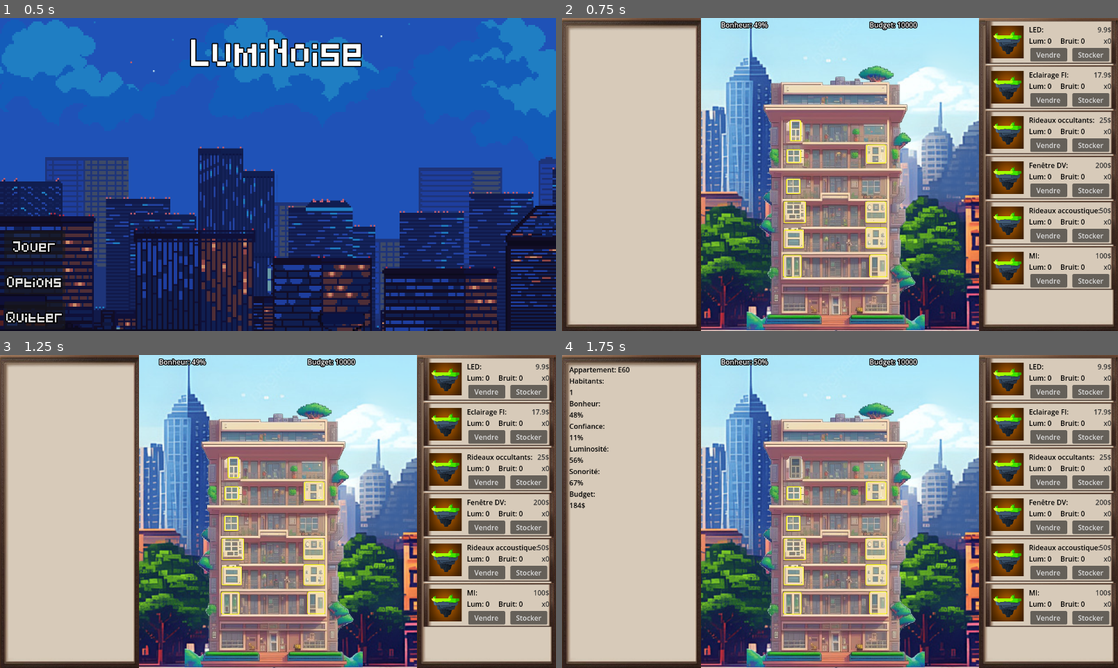
Above: before the commit, frames 1-4 (two rows, left to right).
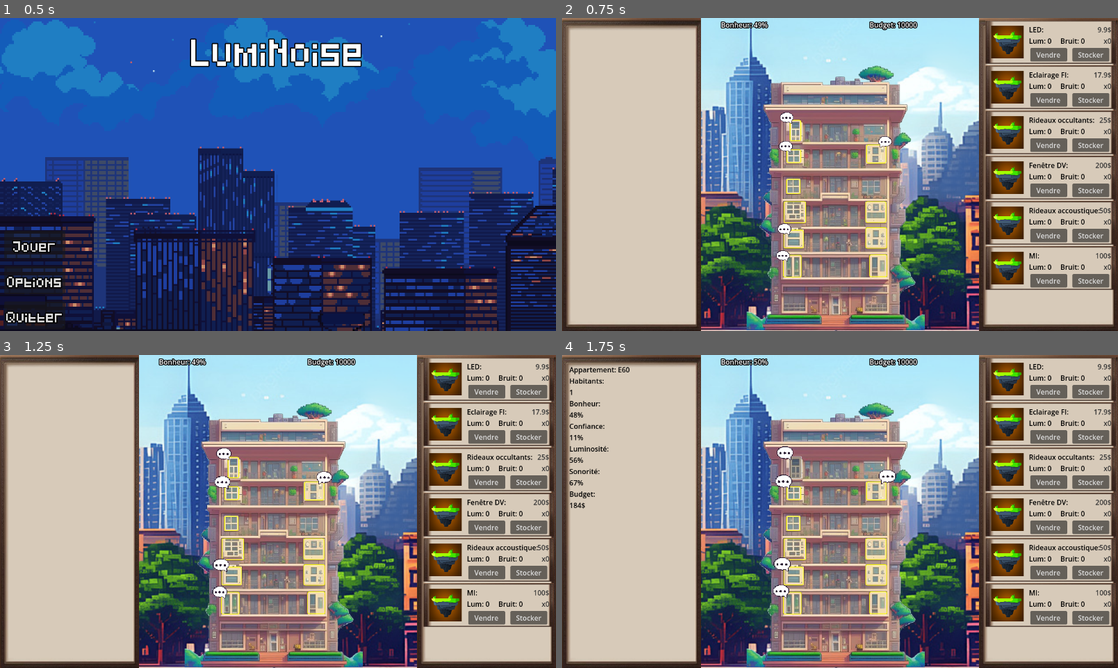
Above: after the commit, the same moments.

Repository: Ranger1986/jeuserieux
Game: Godot game, scene res://Scene/menu.tscn
Two runs of this game, one before a commit and one after it. Both use one fixed random seed, a clock stepped at 60 frames per second and the inputs below.
Inputs (mouse positions are in pixels of both pictures, inside the frame that each line leads up to):
- Up to frame 1 (0.5 s): no input
- Up to frame 2 (0.75 s): click "Jouer" at 0.5 s
- Up to frame 3 (1.25 s): no input
- Up to frame 4 (1.75 s): click (795, 467) at 1.25 s

Frame 1 is identical in both runs. In frame 2, 0.3% of the frame differs, in the area x 38-60%, y 30-78%; in frame 3, 0.4%; in frame 4, 0.5%, in the area x 38-61%, y 29-78%.

Commit message:
add : animation bulle texte

Diff:
--- a/Scene/immeuble.tscn
+++ b/Scene/immeuble.tscn
@@ -1,8 +1,379 @@
-[gd_scene load_steps=4 format=3 uid="uid://j62pxnns4g6t"]
+[gd_scene load_steps=35 format=3 uid="uid://j62pxnns4g6t"]
 
 [ext_resource type="Script" path="res://Scripts/immeuble.gd" id="1_5341l"]
 [ext_resource type="Texture2D" uid="uid://dx8xu082hwh6c" path="res://Assets/building.png" id="2_3pxaf"]
 [ext_resource type="PackedScene" uid="uid://dxkmktmcqacip" path="res://Scene/window.tscn" id="3_h01wi"]
+[ext_resource type="Texture2D" uid="uid://byqgdbieosgb7" path="res://Assets/bulle.png" id="4_rr5wb"]
+
+[sub_resource type="Animation" id="Animation_yqc3m"]
+resource_name = "idle"
+length = 3.0
+tracks/0/type = "value"
+tracks/0/imported = false
+tracks/0/enabled = true
+tracks/0/path = NodePath(".:scale")
+tracks/0/interp = 1
+tracks/0/loop_wrap = true
+tracks/0/keys = {
+"times": PackedFloat32Array(0, 1.5, 3),
+"transitions": PackedFloat32Array(1, 1, 1),
+"update": 0,
+"values": [Vector2(0.75, 0.75), Vector2(1, 1), Vector2(0.75, 0.75)]
+}
+
+[sub_resource type="Animation" id="Animation_lxrpr"]
+length = 0.001
+tracks/0/type = "value"
+tracks/0/imported = false
+tracks/0/enabled = true
+tracks/0/path = NodePath(".:scale")
+tracks/0/interp = 1
+tracks/0/loop_wrap = true
+tracks/0/keys = {
+"times": PackedFloat32Array(0),
+"transitions": PackedFloat32Array(1),
+"update": 0,
+"values": [Vector2(0.75, 0.75)]
+}
+
+[sub_resource type="AnimationLibrary" id="AnimationLibrary_d52ab"]
+_data = {
+"RESET": SubResource("Animation_lxrpr"),
+"idle": SubResource("Animation_yqc3m")
+}
+
+[sub_resource type="Animation" id="Animation_42fvp"]
+resource_name = "idle"
+length = 2.0
+tracks/0/type = "value"
+tracks/0/imported = false
+tracks/0/enabled = true
+tracks/0/path = NodePath("bulle_texte_E50:scale")
+tracks/0/interp = 1
+tracks/0/loop_wrap = true
+tracks/0/keys = {
+"times": PackedFloat32Array(0, 1, 2),
+"transitions": PackedFloat32Array(1, 1, 1),
+"update": 0,
+"values": [Vector2(0.75, 0.75), Vector2(1, 1), Vector2(0.75, 0.75)]
+}
+
+[sub_resource type="Animation" id="Animation_6213d"]
+length = 0.001
+tracks/0/type = "value"
+tracks/0/imported = false
+tracks/0/enabled = true
+tracks/0/path = NodePath("bulle_texte_E50:scale")
+tracks/0/interp = 1
+tracks/0/loop_wrap = true
+tracks/0/keys = {
+"times": PackedFloat32Array(0),
+"transitions": PackedFloat32Array(1),
+"update": 0,
+"values": [Vector2(1, 1)]
+}
+
+[sub_resource type="AnimationLibrary" id="AnimationLibrary_lnl65"]
+_data = {
+"RESET": SubResource("Animation_6213d"),
+"idle": SubResource("Animation_42fvp")
+}
+
+[sub_resource type="Animation" id="Animation_4vhxi"]
+resource_name = "idle"
+length = 2.4
+tracks/0/type = "value"
+tracks/0/imported = false
+tracks/0/enabled = true
+tracks/0/path = NodePath("bulle_texte_E51:scale")
+tracks/0/interp = 1
+tracks/0/loop_wrap = true
+tracks/0/keys = {
+"times": PackedFloat32Array(0, 1.2, 2.4),
+"transitions": PackedFloat32Array(1, 1, 1),
+"update": 0,
+"values": [Vector2(0.75, 0.75), Vector2(1, 1), Vector2(0.75, 0.75)]
+}
+
+[sub_resource type="Animation" id="Animation_dufks"]
+length = 0.001
+tracks/0/type = "value"
+tracks/0/imported = false
+tracks/0/enabled = true
+tracks/0/path = NodePath("bulle_texte_E51:scale")
+tracks/0/interp = 1
+tracks/0/loop_wrap = true
+tracks/0/keys = {
+"times": PackedFloat32Array(0),
+"transitions": PackedFloat32Array(1),
+"update": 0,
+"values": [Vector2(0.75, 0.75)]
+}
+
+[sub_resource type="AnimationLibrary" id="AnimationLibrary_gf2k0"]
+_data = {
+"RESET": SubResource("Animation_dufks"),
+"idle": SubResource("Animation_4vhxi")
+}
+
+[sub_resource type="Animation" id="Animation_o5eev"]
+resource_name = "idle"
+length = 2.5
+tracks/0/type = "value"
+tracks/0/imported = false
+tracks/0/enabled = true
+tracks/0/path = NodePath("bulle_texte_E40:scale")
+tracks/0/interp = 1
+tracks/0/loop_wrap = true
+tracks/0/keys = {
+"times": PackedFloat32Array(0, 1.2, 2.5),
+"transitions": PackedFloat32Array(1, 1, 1),
+"update": 0,
+"values": [Vector2(0.75, 0.75), Vector2(1, 1), Vector2(0.75, 0.75)]
+}
+
+[sub_resource type="Animation" id="Animation_jfong"]
+length = 0.001
+tracks/0/type = "value"
+tracks/0/imported = false
+tracks/0/enabled = true
+tracks/0/path = NodePath("bulle_texte_E40:scale")
+tracks/0/interp = 1
+tracks/0/loop_wrap = true
+tracks/0/keys = {
+"times": PackedFloat32Array(0),
+"transitions": PackedFloat32Array(1),
+"update": 0,
+"values": [Vector2(1, 1)]
+}
+
+[sub_resource type="AnimationLibrary" id="AnimationLibrary_mj4gf"]
+_data = {
+"RESET": SubResource("Animation_jfong"),
+"idle": SubResource("Animation_o5eev")
+}
+
+[sub_resource type="Animation" id="Animation_63fos"]
+resource_name = "idle"
+length = 2.8
+tracks/0/type = "value"
+tracks/0/imported = false
+tracks/0/enabled = true
+tracks/0/path = NodePath("bulle_texte_E30:scale")
+tracks/0/interp = 1
+tracks/0/loop_wrap = true
+tracks/0/keys = {
+"times": PackedFloat32Array(0, 1.4, 2.8),
+"transitions": PackedFloat32Array(1, 1, 1),
+"update": 0,
+"values": [Vector2(0.75, 0.75), Vector2(1, 1), Vector2(0.75, 0.75)]
+}
+
+[sub_resource type="Animation" id="Animation_8l8ml"]
+length = 0.001
+tracks/0/type = "value"
+tracks/0/imported = false
+tracks/0/enabled = true
+tracks/0/path = NodePath("bulle_texte_E30:scale")
+tracks/0/interp = 1
+tracks/0/loop_wrap = true
+tracks/0/keys = {
+"times": PackedFloat32Array(0),
+"transitions": PackedFloat32Array(1),
+"update": 0,
+"values": [Vector2(1, 1)]
+}
+
+[sub_resource type="AnimationLibrary" id="AnimationLibrary_s2uir"]
+_data = {
+"RESET": SubResource("Animation_8l8ml"),
+"idle": SubResource("Animation_63fos")
+}
+
+[sub_resource type="Animation" id="Animation_3jigt"]
+resource_name = "idle"
+length = 2.2
+tracks/0/type = "value"
+tracks/0/imported = false
+tracks/0/enabled = true
+tracks/0/path = NodePath("bulle_texte_E31:scale")
+tracks/0/interp = 1
+tracks/0/loop_wrap = true
+tracks/0/keys = {
+"times": PackedFloat32Array(0, 1, 2.2),
+"transitions": PackedFloat32Array(1, 1, 1),
+"update": 0,
+"values": [Vector2(0.75, 0.75), Vector2(1, 1), Vector2(0.75, 0.75)]
+}
+
+[sub_resource type="Animation" id="Animation_sbnny"]
+length = 0.001
+tracks/0/type = "value"
+tracks/0/imported = false
+tracks/0/enabled = true
+tracks/0/path = NodePath("bulle_texte_E31:scale")
+tracks/0/interp = 1
+tracks/0/loop_wrap = true
+tracks/0/keys = {
+"times": PackedFloat32Array(0),
+"transitions": PackedFloat32Array(1),
+"update": 0,
+"values": [Vector2(1, 1)]
+}
+
+[sub_resource type="AnimationLibrary" id="AnimationLibrary_tl84c"]
+_data = {
+"RESET": SubResource("Animation_sbnny"),
+"idle": SubResource("Animation_3jigt")
+}
+
+[sub_resource type="Animation" id="Animation_ci3c0"]
+resource_name = "idle"
+length = 2.0
+tracks/0/type = "value"
+tracks/0/imported = false
+tracks/0/enabled = true
+tracks/0/path = NodePath("bulle_texte_E20:scale")
+tracks/0/interp = 1
+tracks/0/loop_wrap = true
+tracks/0/keys = {
+"times": PackedFloat32Array(0, 1, 2),
+"transitions": PackedFloat32Array(1, 1, 1),
+"update": 0,
+"values": [Vector2(0.75, 0.75), Vector2(1, 1), Vector2(0.75, 0.75)]
+}
+
+[sub_resource type="Animation" id="Animation_h42uc"]
+length = 0.001
+tracks/0/type = "value"
+tracks/0/imported = false
+tracks/0/enabled = true
+tracks/0/path = NodePath("bulle_texte_E20:scale")
+tracks/0/interp = 1
+tracks/0/loop_wrap = true
+tracks/0/keys = {
+"times": PackedFloat32Array(0),
+"transitions": PackedFloat32Array(1),
+"update": 0,
+"values": [Vector2(1, 1)]
+}
+
+[sub_resource type="AnimationLibrary" id="AnimationLibrary_8ohab"]
+_data = {
+"RESET": SubResource("Animation_h42uc"),
+"idle": SubResource("Animation_ci3c0")
+}
+
+[sub_resource type="Animation" id="Animation_v8vte"]
+resource_name = "idle"
+length = 2.5
+tracks/0/type = "value"
+tracks/0/imported = false
+tracks/0/enabled = true
+tracks/0/path = NodePath("bulle_texte_E21:scale")
+tracks/0/interp = 1
+tracks/0/loop_wrap = true
+tracks/0/keys = {
+"times": PackedFloat32Array(0, 1.3, 2.5),
+"transitions": PackedFloat32Array(1, 1, 1),
+"update": 0,
+"values": [Vector2(0.75, 0.75), Vector2(1, 1), Vector2(0.75, 0.75)]
+}
+
+[sub_resource type="Animation" id="Animation_xod6b"]
+length = 0.001
+tracks/0/type = "value"
+tracks/0/imported = false
+tracks/0/enabled = true
+tracks/0/path = NodePath("bulle_texte_E21:scale")
+tracks/0/interp = 1
+tracks/0/loop_wrap = true
+tracks/0/keys = {
+"times": PackedFloat32Array(0),
+"transitions": PackedFloat32Array(1),
+"update": 0,
+"values": [Vector2(1, 1)]
+}
+
+[sub_resource type="AnimationLibrary" id="AnimationLibrary_qbix0"]
+_data = {
+"RESET": SubResource("Animation_xod6b"),
+"idle": SubResource("Animation_v8vte")
+}
+
+[sub_resource type="Animation" id="Animation_m8b3h"]
+resource_name = "idle"
+length = 3.4
+tracks/0/type = "value"
+tracks/0/imported = false
+tracks/0/enabled = true
+tracks/0/path = NodePath("bulle_texte_E10:scale")
+tracks/0/interp = 1
+tracks/0/loop_wrap = true
+tracks/0/keys = {
+"times": PackedFloat32Array(0, 1.7, 3.4),
+"transitions": PackedFloat32Array(1, 1, 1),
+"update": 0,
+"values": [Vector2(0.75, 0.75), Vector2(1, 1), Vector2(0.75, 0.75)]
+}
+
+[sub_resource type="Animation" id="Animation_o46x3"]
+length = 0.001
+tracks/0/type = "value"
+tracks/0/imported = false
+tracks/0/enabled = true
+tracks/0/path = NodePath("bulle_texte_E10:scale")
+tracks/0/interp = 1
+tracks/0/loop_wrap = true
+tracks/0/keys = {
+"times": PackedFloat32Array(0),
+"transitions": PackedFloat32Array(1),
+"update": 0,
+"values": [Vector2(1, 1)]
+}
+
+[sub_resource type="AnimationLibrary" id="AnimationLibrary_rrxtc"]
+_data = {
+"RESET": SubResource("Animation_o46x3"),
+"idle": SubResource("Animation_m8b3h")
+}
+
+[sub_resource type="Animation" id="Animation_6e4mf"]
+resource_name = "idle"
+length = 2.9
+tracks/0/type = "value"
+tracks/0/imported = false
+tracks/0/enabled = true
+tracks/0/path = NodePath("bulle_texte_E11:scale")
+tracks/0/interp = 1
+tracks/0/loop_wrap = true
+tracks/0/keys = {
+"times": PackedFloat32Array(0, 1.5, 2.9),
+"transitions": PackedFloat32Array(1, 1, 1),
+"update": 0,
+"values": [Vector2(0.75, 0.75), Vector2(1, 1), Vector2(0.75, 0.75)]
+}
+
+[sub_resource type="Animation" id="Animation_c2j2x"]
+length = 0.001
+tracks/0/type = "value"
+tracks/0/imported = false
+tracks/0/enabled = true
+tracks/0/path = NodePath("bulle_texte_E11:scale")
+tracks/0/interp = 1
+tracks/0/loop_wrap = true
+tracks/0/keys = {
+"times": PackedFloat32Array(0),
+"transitions": PackedFloat32Array(1),
+"update": 0,
+"values": [Vector2(1, 1)]
+}
+
+[sub_resource type="AnimationLibrary" id="AnimationLibrary_1ewr7"]
+_data = {
+"RESET": SubResource("Animation_c2j2x"),
+"idle": SubResource("Animation_6e4mf")
+}
 
 [node name="Immeuble" type="TextureRect"]
 texture = ExtResource("2_3pxaf")
@@ -15,6 +386,31 @@
 offset_right = 157.0
 offset_bottom = 224.0
 
+[node name="bulle_texte_E60" type="TextureRect" parent="E60"]
+visible = false
+layout_mode = 1
+anchors_preset = 3
+anchor_left = 1.0
+anchor_top = 1.0
+anchor_right = 1.0
+anchor_bottom = 1.0
+offset_left = -80.0
+offset_top = -104.0
+offset_right = -17.0
+offset_bottom = -43.0
+grow_horizontal = 0
+grow_vertical = 0
+scale = Vector2(0.75, 0.75)
+pivot_offset = Vector2(63, 61)
+texture = ExtResource("4_rr5wb")
+expand_mode = 1
+
+[node name="animation_texte_bulle" type="AnimationPlayer" parent="E60"]
+root_node = NodePath("../bulle_texte_E60")
+libraries = {
+"": SubResource("AnimationLibrary_d52ab")
+}
+
 [node name="E50" parent="." instance=ExtResource("3_h01wi")]
 layout_mode = 0
 offset_left = 115.0
@@ -22,6 +418,29 @@
 offset_right = 157.0
 offset_bottom = 287.0
 
+[node name="bulle_texte_E50" type="TextureRect" parent="E50"]
+visible = false
+layout_mode = 1
+anchors_preset = 3
+anchor_left = 1.0
+anchor_top = 1.0
+anchor_right = 1.0
+anchor_bottom = 1.0
+offset_left = -83.0
+offset_top = -84.0
+offset_right = -20.0
+offset_bottom = -23.0
+grow_horizontal = 0
+grow_vertical = 0
+pivot_offset = Vector2(63, 61)
+texture = ExtResource("4_rr5wb")
+expand_mode = 1
+
+[node name="animation_texte_bulle" type="AnimationPlayer" parent="E50"]
+libraries = {
+"": SubResource("AnimationLibrary_lnl65")
+}
+
 [node name="E51" parent="." instance=ExtResource("3_h01wi")]
 layout_mode = 0
 offset_left = 344.0
@@ -29,6 +448,28 @@
 offset_right = 402.0
 offset_bottom = 288.0
 
+[node name="bulle_texte_E51" type="TextureRect" parent="E51"]
+visible = false
+layout_mode = 1
+anchors_preset = 2
+anchor_top = 1.0
+anchor_bottom = 1.0
+offset_left = 30.0
+offset_top = -99.0
+offset_right = 93.0
+offset_bottom = -38.0
+grow_vertical = 0
+scale = Vector2(0.75, 0.75)
+pivot_offset = Vector2(0, 61)
+texture = ExtResource("4_rr5wb")
+expand_mode = 1
+flip_h = true
+
+[node name="animation_texte_bulle" type="AnimationPlayer" parent="E51"]
+libraries = {
+"": SubResource("AnimationLibrary_gf2k0")
+}
+
 [node name="E40" parent="." instance=ExtResource("3_h01wi")]
 layout_mode = 0
 offset_left = 114.0
@@ -36,6 +477,29 @@
 offset_right = 155.0
 offset_bottom = 376.0
 
+[node name="bulle_texte_E40" type="TextureRect" parent="E40"]
+visible = false
+layout_mode = 1
+anchors_preset = 3
+anchor_left = 1.0
+anchor_top = 1.0
+anchor_right = 1.0
+anchor_bottom = 1.0
+offset_left = -85.0
+offset_top = -85.0
+offset_right = -22.0
+offset_bottom = -24.0
+grow_horizontal = 0
+grow_vertical = 0
+pivot_offset = Vector2(63, 61)
+texture = ExtResource("4_rr5wb")
+expand_mode = 1
+
+[node name="animation_texte_bulle" type="AnimationPlayer" parent="E40"]
+libraries = {
+"": SubResource("AnimationLibrary_mj4gf")
+}
+
 [node name="E30" parent="." instance=ExtResource("3_h01wi")]
 layout_mode = 0
 offset_left = 107.0
@@ -43,6 +507,29 @@
 offset_right = 171.0
 offset_bottom = 460.0
 
+[node name="bulle_texte_E30" type="TextureRect" parent="E30"]
+visible = false
+layout_mode = 1
+anchors_preset = 3
+anchor_left = 1.0
+anchor_top = 1.0
+anchor_right = 1.0
+anchor_bottom = 1.0
+offset_left = -107.0
+offset_top = -100.0
+offset_right = -44.0
+offset_bottom = -39.0
+grow_horizontal = 0
+grow_vertical = 0
+pivot_offset = Vector2(63, 61)
+texture = ExtResource("4_rr5wb")
+expand_mode = 1
+
+[node name="animation_texte_bulle" type="AnimationPlayer" parent="E30"]
+libraries = {
+"": SubResource("AnimationLibrary_s2uir")
+}
+
 [node name="E31" parent="." instance=ExtResource("3_h01wi")]
 layout_mode = 0
 offset_left = 342.0
@@ -50,6 +537,27 @@
 offset_right = 402.0
 offset_bottom = 459.0
 
+[node name="bulle_texte_E31" type="TextureRect" parent="E31"]
+visible = false
+layout_mode = 1
+anchors_preset = 2
+anchor_top = 1.0
+anchor_bottom = 1.0
+offset_left = 31.0
+offset_top = -94.0
+offset_right = 94.0
+offset_bottom = -33.0
+grow_vertical = 0
+pivot_offset = Vector2(0, 61)
+texture = ExtResource("4_rr5wb")
+expand_mode = 1
+flip_h = true
+
+[node name="animation_texte_bulle" type="AnimationPlayer" parent="E31"]
+libraries = {
+"": SubResource("AnimationLibrary_tl84c")
+}
+
 [node name="E20" parent="." instance=ExtResource("3_h01wi")]
 layout_mode = 0
 offset_left = 106.0
@@ -57,6 +565,29 @@
 offset_right = 164.0
 offset_bottom = 532.0
 
+[node name="bulle_texte_E20" type="TextureRect" parent="E20"]
+visible = false
+layout_mode = 1
+anchors_preset = 3
+anchor_left = 1.0
+anchor_top = 1.0
+anchor_right = 1.0
+anchor_bottom = 1.0
+offset_left = -94.0
+offset_top = -91.0
+offset_right = -31.0
+offset_bottom = -30.0
+grow_horizontal = 0
+grow_vertical = 0
+pivot_offset = Vector2(63, 61)
+texture = ExtResource("4_rr5wb")
+expand_mode = 1
+
+[node name="animation_texte_bulle" type="AnimationPlayer" parent="E20"]
+libraries = {
+"": SubResource("AnimationLibrary_8ohab")
+}
+
 [node name="E21" parent="." instance=ExtResource("3_h01wi")]
 layout_mode = 0
 offset_left = 342.0
@@ -64,6 +595,27 @@
 offset_right = 404.0
 offset_bottom = 533.0
 
+[node name="bulle_texte_E21" type="TextureRect" parent="E21"]
+visible = false
+layout_mode = 1
+anchors_preset = 2
+anchor_top = 1.0
+anchor_bottom = 1.0
+offset_left = 29.0
+offset_top = -94.0
+offset_right = 92.0
+offset_bottom = -33.0
+grow_vertical = 0
+pivot_offset = Vector2(0, 61)
+texture = ExtResource("4_rr5wb")
+expand_mode = 1
+flip_h = true
+
+[node name="animation_texte_bulle" type="AnimationPlayer" parent="E21"]
+libraries = {
+"": SubResource("AnimationLibrary_qbix0")
+}
+
 [node name="E10" parent="." instance=ExtResource("3_h01wi")]
 layout_mode = 0
 offset_left = 105.0
@@ -71,9 +623,53 @@
 offset_right = 158.0
 offset_bottom = 616.0
 
+[node name="bulle_texte_E10" type="TextureRect" parent="E10"]
+visible = false
+layout_mode = 1
+anchors_preset = 3
+anchor_left = 1.0
+anchor_top = 1.0
+anchor_right = 1.0
+anchor_bottom = 1.0
+offset_left = -93.0
+offset_top = -99.0
+offset_right = -30.0
+offset_bottom = -38.0
+grow_horizontal = 0
+grow_vertical = 0
+pivot_offset = Vector2(63, 61)
+texture = ExtResource("4_rr5wb")
+expand_mode = 1
+
+[node name="animation_texte_bulle" type="AnimationPlayer" parent="E10"]
+libraries = {
+"": SubResource("AnimationLibrary_rrxtc")
+}
+
 [node name="E11" parent="." instance=ExtResource("3_h01wi")]
 layout_mode = 0
 offset_left = 353.0
 offset_top = 550.0
 offset_right = 405.0
 offset_bottom = 615.0
+
+[node name="bulle_texte_E11" type="TextureRect" parent="E11"]
+visible = false
+layout_mode = 1
+anchors_preset = 2
+anchor_top = 1.0
+anchor_bottom = 1.0
+offset_left = 25.0
+offset_top = -96.0
+offset_right = 88.0
+offset_bottom = -35.0
+grow_vertical = 0
+pivot_offset = Vector2(0, 61)
+texture = ExtResource("4_rr5wb")
+expand_mode = 1
+flip_h = true
+
+[node name="animation_texte_bulle" type="AnimationPlayer" parent="E11"]
+libraries = {
+"": SubResource("AnimationLibrary_1ewr7")
+}
--- a/Scripts/foyer.gd
+++ b/Scripts/foyer.gd
@@ -28,6 +28,7 @@
 	budget = 100 + randi() % 101
 	pressed.connect(self._button_pressed)
 	liste_foyer.append(self)
+
 func _process(delta: float) -> void:
 	var besoin_facteur = 0
 	if luminosite<BESOIN_FLOOR:
@@ -40,6 +41,11 @@
 		besoin_facteur+=luminosite-BESOIN_CEIL
 	bonheur+=bonheur*besoin_facteur/100*delta
 	bonheur = max(min(bonheur,100),0)
+	if(bonheur < 50):
+		get_children()[0].show()
+		var anim_player = get_node("animation_texte_bulle")
+		anim_player.play("idle")
+
 func _button_pressed():
 	Foyer.set_cible(self)
 	display_info()
--- a/Scripts/immeuble.gd
+++ b/Scripts/immeuble.gd
@@ -4,4 +4,5 @@
 func _ready() -> void:
 	var display = owner.find_child("DisplayLabel")
 	for window in get_children():
-		window.label = display
+		if window is Button:
+			window.label = display
--- a/Scripts/start.gd
+++ b/Scripts/start.gd
@@ -49,7 +49,11 @@
 	else :
 		GlobalPopup.show_popup("Budget insuffisant", get_viewport().get_mouse_position(), 0)
 		print("Budget insufisant")
+
 func _on_sell(store_item: StoreItem) -> void:
+	if store_item.stockAmount == 0:
+		GlobalPopup.show_popup("Stock insuffisant", get_viewport().get_mouse_position(), 0)
+		return
 	var target = Foyer.get_foyer_cible()
 	if target != null:
 		pass
Binary file added: Assets/bulle.png
Not shown, added: Assets/bulle.png.import
